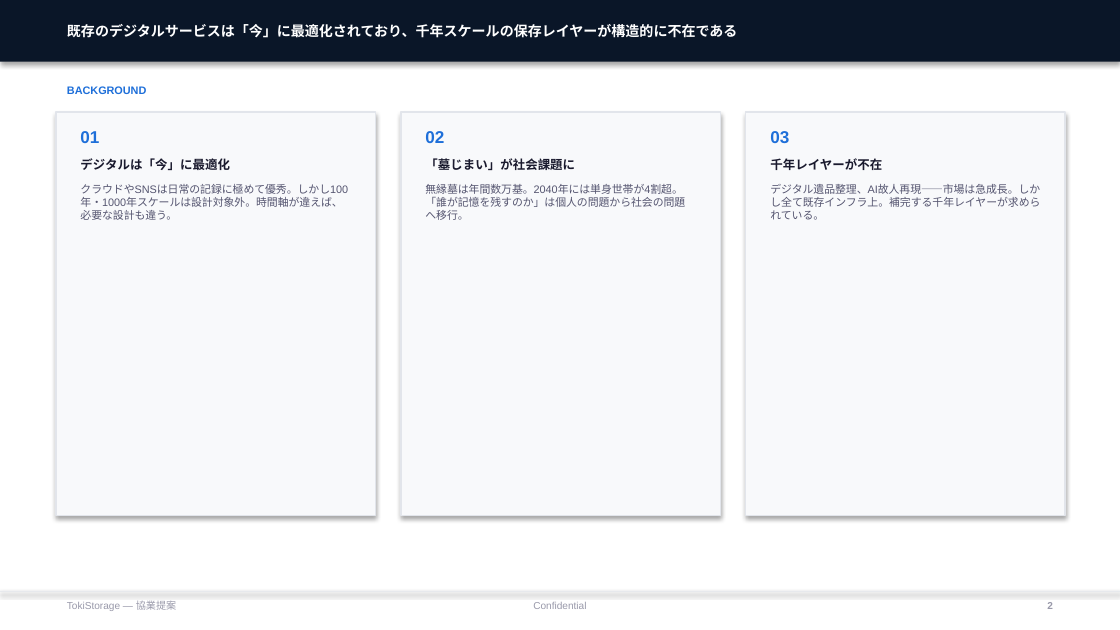
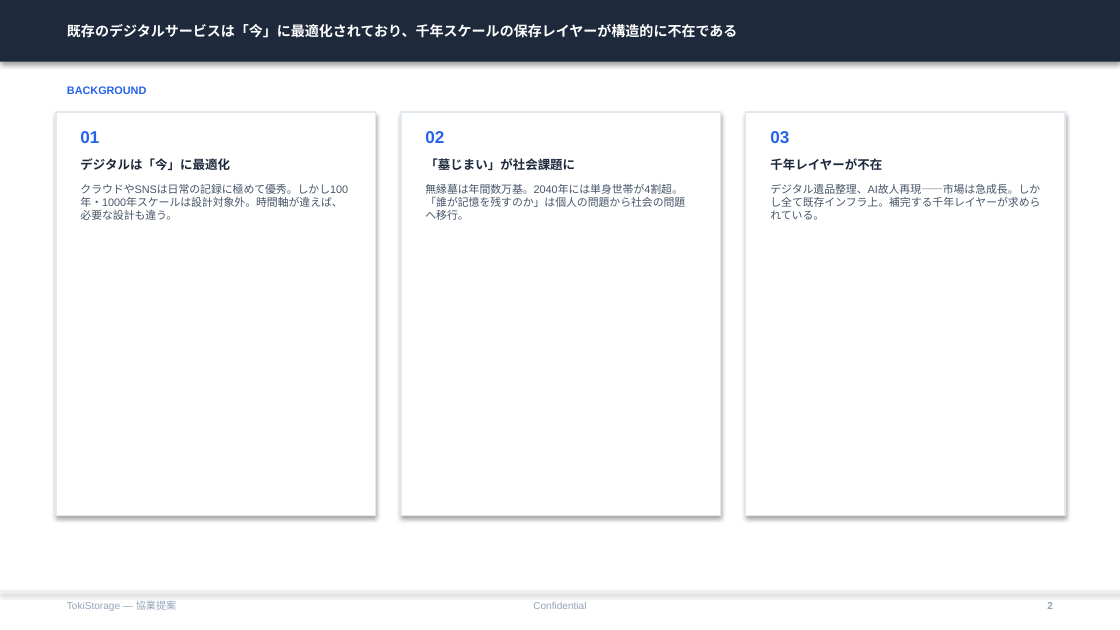
Before and after one commit to timeless-residents/pearlmemorial, a slide deck: slide 2 of toki/tokistorage-partnership-deck.pptx. Drawn at 1120x630 pixels with LibreOffice and Linux fonts; fonts in the diff are those of the drawing. Boxes give left, top, right and bottom in pixels: in the first picture for what was removed or moved away, otherwise in the second. Text is boxed around its words. In the diff, an @@ line names an element or a change of style, - is before the commit and + after.

```diff
--- a/toki/tokistorage-partnership-deck.pptx
+++ b/toki/tokistorage-partnership-deck.pptx
@@ rectangle at [0,0,1120,62]: fill #0A1628 to #1E293B @@
@@ fill #F8F9FB to #FFFFFF; outline #E2E5EB 0.75 pt to #E2E8F0 0.75 pt in 3 elements at [56,112,375,515], [401,112,720,515], [746,112,1065,515] @@
@@ text colour #1E6FD9 to #2563EB in 4 elements at [67,86,146,94], [80,131,99,143], [425,131,444,143], [770,131,789,143] @@
@@ text colour #1A1A2E to #1E293B in 3 elements at [80,158,230,170], [425,158,575,170], [770,158,882,170] @@
```
Also in this commit, not shown: 8 other slides changed, 4 other files.
